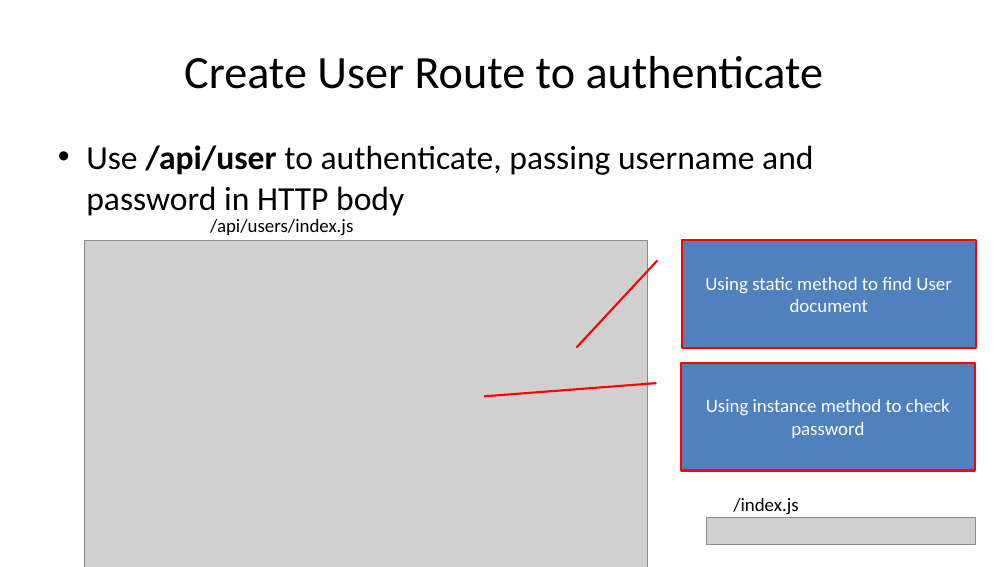
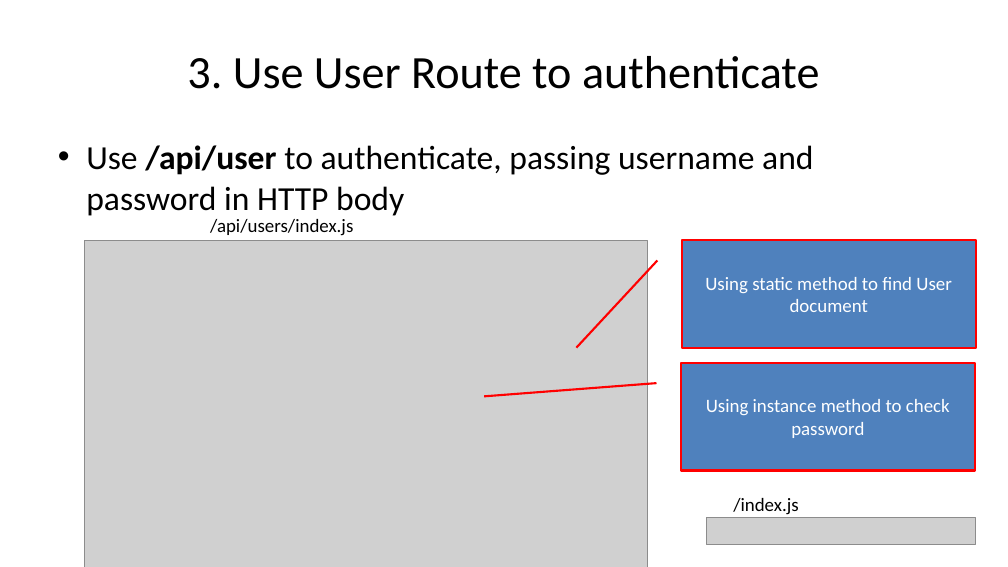
Before and after one commit to diarmuidoconnor/wad2, a slide deck: slide 40 of topic09/talk-0/mongoDB-2020.pptx (slide 39 before the commit). Drawn at 1008x567 pixels with LibreOffice and Linux fonts; fonts in the diff are those of the drawing; grey boxes stand for pictures. Boxes give left, top, right and bottom in pixels: in the first picture for what was removed or moved away, otherwise in the second. Text is boxed around its words. In the diff, an @@ line names an element or a change of style, - is before the commit and + after.

```diff
--- a/topic09/talk-0/mongoDB-2020.pptx
+++ b/topic09/talk-0/mongoDB-2020.pptx
@@ title at (187, 56, 819, 89): text changed @@
-Create User Route to authenticate
+3. Use User Route to authenticate
```
Also in this commit, not shown: 12 other slides changed, 2 slides added, 3 slides removed, 23 other files.
